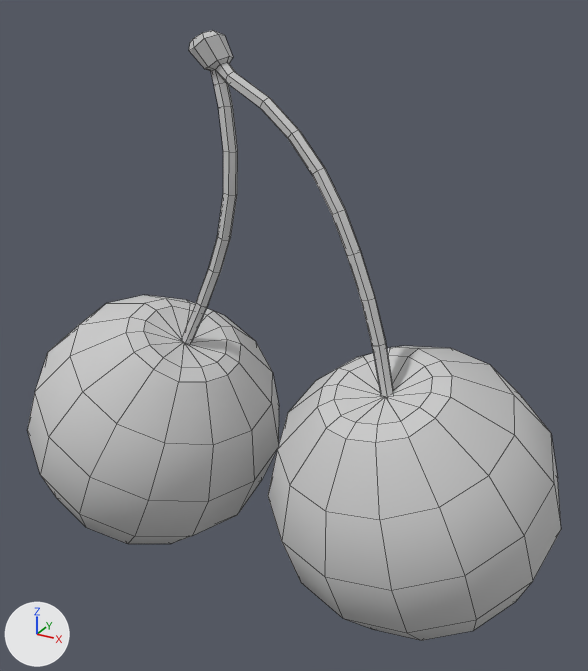
Before and after pictures for a commit that changed the FBX model SD Adventure/Assets/Graphics/3d Models/Interiors/Ambientacion/Frutas-Verduras/Fruta-Verdura Models/Fruta-Cereza.FBX.
Both versions are drawn from a 50 mm camera at (0.199, -0.397, 0.375) aimed at (-0.013, -0.011, 0.182). The lights are fixed; the arrows at lower left show +X, +Y and +Z. Mesh edges are drawn as thin lines. Where no turn or scale is listed for an object, it has been applied to the vertices.

The first picture shows 'Cereza'.
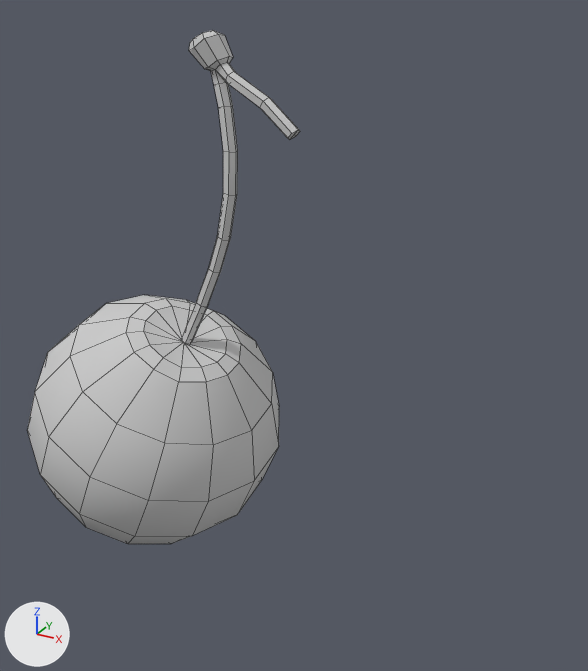
The newer file is also turned or shifted as a whole; pictures and numbers use the older file's frame.

Location of each change, [x1, y1, x2, y2] in pixels of the pictures (588 x 671 px):
```json
{"object": "Cereza", "change": "reshaped", "before": [27, 30, 561, 641], "after": [27, 30, 300, 544], "on screen": "49% narrower, 16% shorter"}
{"part": 1, "of": "me_mesh", "change": "deleted", "before": [268, 346, 561, 641]}
{"part": 2, "of": "me_mesh", "change": "cut back", "before": [288, 130, 393, 398], "after": [288, 130, 300, 140]}
```

Edits to the scene script, one JSON object a line:
```json
{"block": "me_mesh", "where": "# used by ob_cereza; location = (0.0, 0.0, 0.0)"}
{"op": "remove", "block": "me_mesh", "code": "me_mesh.from_pydata(...)  # 364 vertices, 382 faces; spans x -0.197..0.151, y -0.101..0.069, z 0.018..0.35"}
{"op": "add", "block": "me_mesh", "code": "me_mesh.from_pydata(...)  # 214 vertices, 222 faces; spans x -0.197..-0.001, y -0.101..0.065, z 0.018..0.35"}
{"block": "me_mesh", "change": "me_mesh part 1: the loose piece of 114 vertices spanning x -0.017..0.151, y -0.096..0.069, z 0.02..0.187 is deleted"}
{"block": "me_mesh", "change": "me_mesh part 2"}
{"block": "me_mesh", "change": "36 vertices are removed from x 0.008..0.061, y -0.038..-0.026, z 0.168..0.287"}
{"block": "me_mesh", "change": "36 faces are deleted"}
{"block": "me_mesh", "change": "2 new faces join them"}
```
